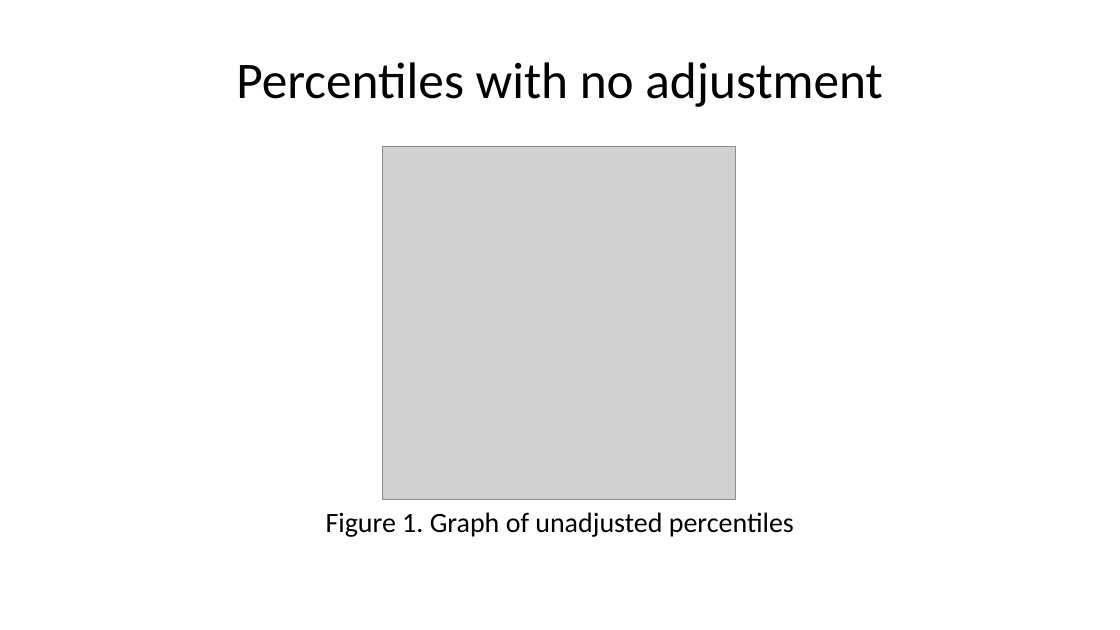
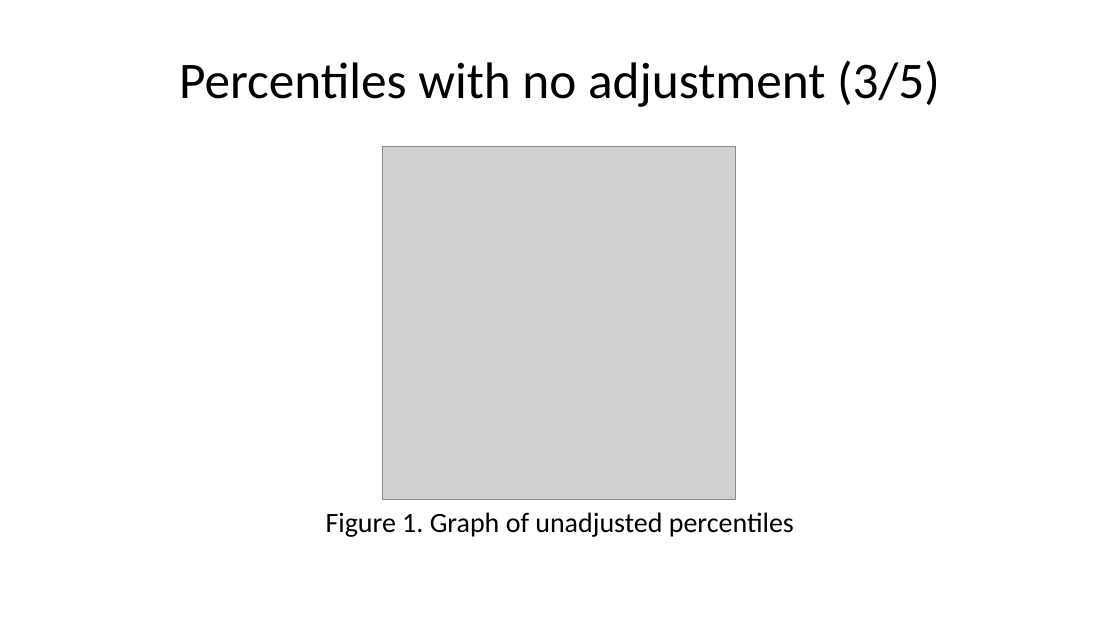
Before and after one commit to pmean/papers-and-presentations, a slide deck: slide 37 of bootstrap/src/bootstrap-slides.pptx (slide 31 before the commit). Drawn at 1120x630 pixels with LibreOffice and Linux fonts; fonts in the diff are those of the drawing; grey boxes stand for pictures. Boxes give left, top, right and bottom in pixels: in the first picture for what was removed or moved away, otherwise in the second. Text is boxed around its words. In the diff, an @@ line names an element or a change of style, - is before the commit and + after.

```diff
--- a/bootstrap/src/bootstrap-slides.pptx
+++ b/bootstrap/src/bootstrap-slides.pptx
@@ title at box(179, 60, 940, 107): text changed @@
-Percentiles with no adjustment
+Percentiles with no adjustment (3/5)
```
Also in this commit, not shown: 12 other slides changed, 7 slides added, 7 other files.
